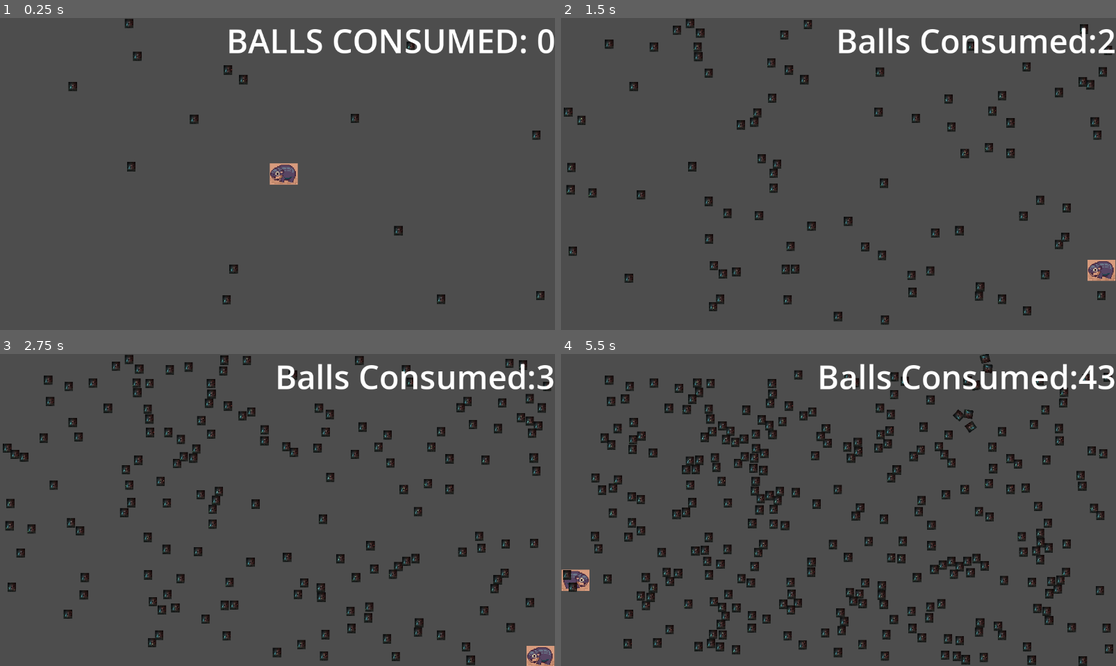
Above: before the commit, frames 1-4 (two rows, left to right).
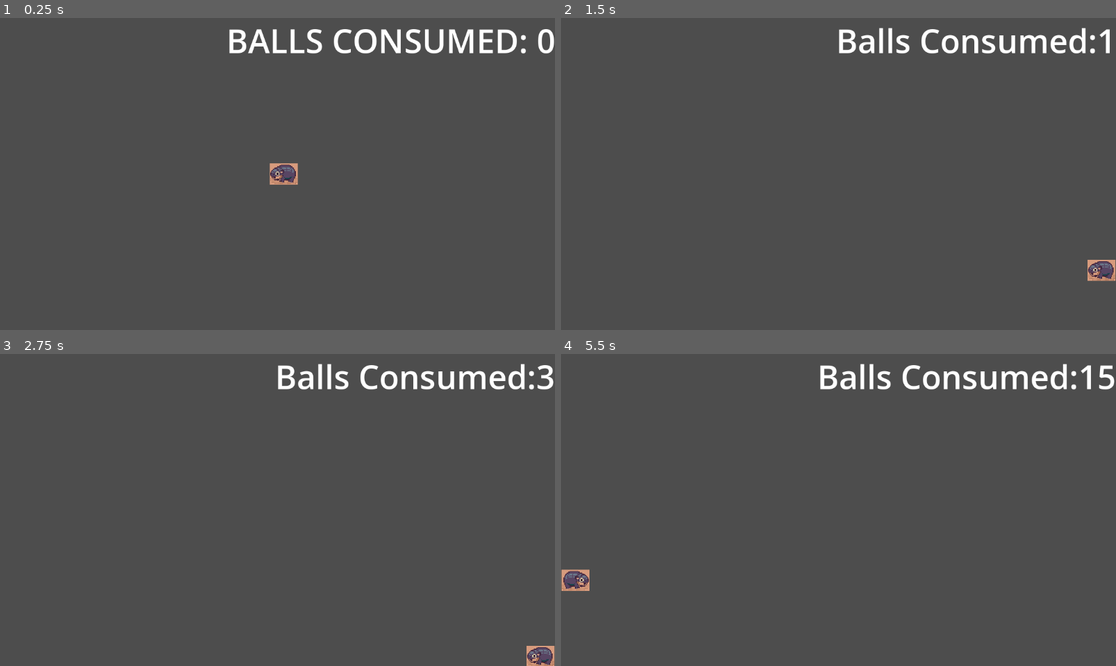
Above: after the commit, the same moments.

Repository: LTnano/MooDeng
Game: Godot game, scene res://Levels/TestGameplay.tscn
The game is run twice, just before and just after one commit, with the same random seed, the same clock (stepped at 60 frames per second) and the same inputs.
Inputs:
- Up to frame 1 (0.25 s): no input
- Up to frame 2 (1.5 s): hold D (move_right) 0.53-1.28 s; hold Down (move_down) from 1.28 s (still down)
- Up to frame 3 (2.75 s): release Down (move_down) at 2.03 s; hold D (move_right) from 2.03 s (still down)
- Up to frame 4 (5.5 s): release D (move_right) at 2.78 s; hold W (move_up) 2.78-3.53 s; hold Left (move_left) 3.53-5.03 s; hold Down (move_down) from 5.03 s (still down)

The runs differ from the first frame. In frame 1, 0.7% of the frame differs, in the area x 12-99%, y 0-92%; in frame 2, 3.8%; in frame 3, 6.9%; in frame 4, 12%, in the area x 0-100%, y 0-100%.

Commit message:
pushed images and ball power

Diff:
--- a/Assets/balls.tscn
+++ b/Assets/balls.tscn
@@ -1,9 +1,10 @@
 [gd_scene load_steps=5 format=3 uid="uid://bdgaiubmoy8sk"]
 
 [ext_resource type="Script" uid="uid://cekej5jh6p2tp" path="res://Assets/balls.gd" id="1_metgv"]
-[ext_resource type="Texture2D" uid="uid://c4xlyltxe807n" path="res://birb.PNG" id="2_sblci"]
 
 [sub_resource type="CircleShape2D" id="CircleShape2D_enbwy"]
+
+[sub_resource type="SpriteFrames" id="SpriteFrames_7wyg0"]
 
 [sub_resource type="CircleShape2D" id="CircleShape2D_metgv"]
 
@@ -13,10 +14,10 @@
 [node name="CollisionShape2D" type="CollisionShape2D" parent="."]
 shape = SubResource("CircleShape2D_enbwy")
 
-[node name="Birb" type="Sprite2D" parent="."]
+[node name="AnimatedSprite2D" type="AnimatedSprite2D" parent="."]
 position = Vector2(1.19209e-07, -5.96046e-08)
 scale = Vector2(0.0102146, 0.0147623)
-texture = ExtResource("2_sblci")
+sprite_frames = SubResource("SpriteFrames_7wyg0")
 
 [node name="BallDetector" type="Area2D" parent="."]
 
--- a/Levels/TestGameplay.tscn
+++ b/Levels/TestGameplay.tscn
@@ -19,7 +19,11 @@
 speed = 1000
 offset = Vector2(30, 20)
 
-[node name="Camera2D" type="Camera2D" parent="."]
+[node name="MainCamera" type="Camera2D" parent="."]
+
+[node name="DebugCamera" type="Camera2D" parent="."]
+enabled = false
+zoom = Vector2(0.5, 0.5)
 
 [node name="ArenaArea" type="Node2D" parent="."]
 script = ExtResource("2_ffqpf")
--- a/Levels/gameplayloop.gd
+++ b/Levels/gameplayloop.gd
@@ -1,6 +1,8 @@
 extends Node2D
 var ballConsumed
 var ourMooDeng
+var initialSpeed
+var initialAngle
 
 func _ready():
 
@@ -8,15 +10,28 @@
 
 	ballConsumed = 0
 
-	#balls.yumyum.connect(ourMooDeng._on_yumyum)
 	ourMooDeng.score_increase.connect(self._onscore)
+	for i in range(15):
+
+		# Spawn initial balls
+		# This will spawn 15 balls at the start of the game
+		_recalculate_spawn_parameters()
+		var balls = $Ballspawner.spawnball(initialSpeed, initialAngle)
+
+		# Connect the yumyum signal to our MooDeng instance
+		balls.yumyum.connect(ourMooDeng._on_yumyum)
 
 func _onscore():
 
 	ballConsumed += 1
 	$CanvasLayer/Label.set_text("Balls Consumed:" + str(ballConsumed))
+	var balls = $Ballspawner.spawnball(initialSpeed, initialAngle)
+	balls.yumyum.connect(ourMooDeng._on_yumyum)
+	_recalculate_spawn_parameters()
 
 func _process(delta: float) -> void:
+	pass
 
-	var balls = $Ballspawner.spawnball()
-	balls.yumyum.connect(ourMooDeng._on_yumyum)
+func _recalculate_spawn_parameters():
+	initialSpeed = Vector2(randf_range(-1000, 1000), randf_range(-1000, 1000))
+	initialAngle = randf_range(0, 2 * PI)
Binary file added: AspriteFiles/apple.aseprite
Binary file added: Assets/apple.png
Not shown, added: Assets/apple.png.import
